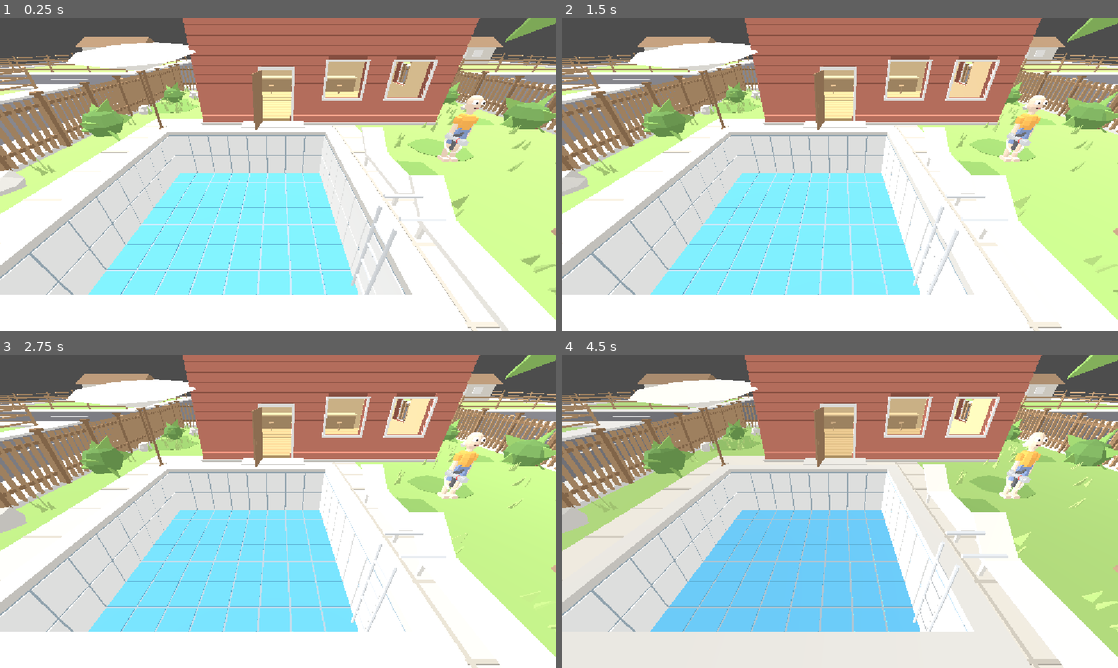
Above: before the commit, frames 1-4 (two rows, left to right).
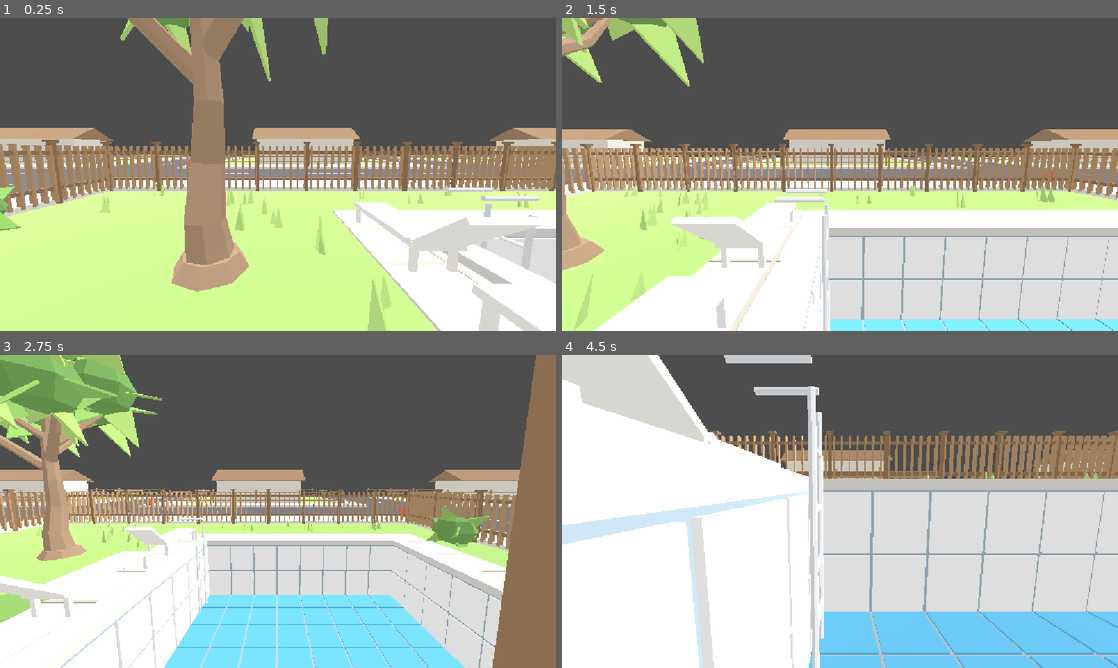
Above: after the commit, the same moments.

Repository: mife-user/drop
Game: Godot game, scene res://scenes/main.tscn
The game is run twice, just before and just after one commit, with the same random seed, the same clock (stepped at 60 frames per second) and the same inputs.
Inputs:
- Up to frame 1 (0.25 s): no input
- Up to frame 2 (1.5 s): tap Enter at 0.5 s; hold D (move_right, bound only after the commit) 0.53-1.28 s; tap Space (jump, bound only after the commit) at 0.6, 0.77, 1.07 s; hold S (move_back, bound only after the commit) from 1.28 s (still down); tap M at 1.35 s
- Up to frame 3 (2.75 s): tap Space (jump, bound only after the commit) at 1.52, 1.55, 1.82, 2.1 s; release S (move_back, bound only after the commit) at 2.03 s; hold D (move_right, bound only after the commit) from 2.03 s (still down)
- Up to frame 4 (4.5 s): release D (move_right, bound only after the commit) at 2.78 s; hold W (move_forward, bound only after the commit) 2.78-3.53 s; tap M at 2.85, 4.35 s; tap Space (jump, bound only after the commit) at 3.02, 3.05, 3.32, 3.6, 3.77, 4.07 s; hold A (move_left, bound only after the commit) from 3.53 s (still down)

The runs differ from the first frame. In frame 1, 88% of the frame differs, in the area x 0-100%, y 0-100%; in frame 2, 90%; in frame 3, 88%; in frame 4, 91%.

Commit message:
feat:调整碰撞区大小，新增角色移动逻辑

Diff:
--- a/project.godot
+++ b/project.godot
@@ -27,6 +27,114 @@
 
 common/auto_focus_strategy=1
 
+[input]
+
+jump={
+"deadzone": 0.5,
+"events": [Object(InputEventKey,
+"resource_local_to_scene": false,
+"resource_name": "",
+"device": -1,
+"window_id": 0,
+"alt_pressed": false,
+"shift_pressed": false,
+"ctrl_pressed": false,
+"meta_pressed": false,
+"pressed": false,
+"keycode": 0,
+"physical_keycode": 32,
+"key_label": 0,
+"unicode": 0,
+"location": 0,
+"echo": false,
+"script": null
+)]
+}
+move_back={
+"deadzone": 0.5,
+"events": [Object(InputEventKey,
+"resource_local_to_scene": false,
+"resource_name": "",
+"device": -1,
+"window_id": 0,
+"alt_pressed": false,
+"shift_pressed": false,
+"ctrl_pressed": false,
+"meta_pressed": false,
+"pressed": false,
+"keycode": 0,
+"physical_keycode": 83,
+"key_label": 0,
+"unicode": 0,
+"location": 0,
+"echo": false,
+"script": null
+)]
+}
+move_forward={
+"deadzone": 0.5,
+"events": [Object(InputEventKey,
+"resource_local_to_scene": false,
+"resource_name": "",
+"device": -1,
+"window_id": 0,
+"alt_pressed": false,
+"shift_pressed": false,
+"ctrl_pressed": false,
+"meta_pressed": false,
+"pressed": false,
+"keycode": 0,
+"physical_keycode": 87,
+"key_label": 0,
+"unicode": 0,
+"location": 0,
+"echo": false,
+"script": null
+)]
+}
+move_left={
+"deadzone": 0.5,
+"events": [Object(InputEventKey,
+"resource_local_to_scene": false,
+"resource_name": "",
+"device": -1,
+"window_id": 0,
+"alt_pressed": false,
+"shift_pressed": false,
+"ctrl_pressed": false,
+"meta_pressed": false,
+"pressed": false,
+"keycode": 0,
+"physical_keycode": 65,
+"key_label": 0,
+"unicode": 0,
+"location": 0,
+"echo": false,
+"script": null
+)]
+}
+move_right={
+"deadzone": 0.5,
+"events": [Object(InputEventKey,
+"resource_local_to_scene": false,
+"resource_name": "",
+"device": -1,
+"window_id": 0,
+"alt_pressed": false,
+"shift_pressed": false,
+"ctrl_pressed": false,
+"meta_pressed": false,
+"pressed": false,
+"keycode": 0,
+"physical_keycode": 68,
+"key_label": 0,
+"unicode": 0,
+"location": 0,
+"echo": false,
+"script": null
+)]
+}
+
 [input_devices]
 
 joypads/ignore_joypad_on_unfocused_application=true
--- a/scenes/main.tscn
+++ b/scenes/main.tscn
@@ -9,11 +9,12 @@
 [ext_resource type="PackedScene" uid="uid://cpfxu2ij0px5q" path="res://resources/水枪.glb" id="7_tipki"]
 [ext_resource type="PackedScene" uid="uid://dm6o34u6waxn3" path="res://resources/人物.glb" id="8_85g3d"]
 [ext_resource type="Script" uid="uid://ch1yv60c11i5s" path="res://scripts/milkegg_encounter.gd" id="9_encounter"]
+[ext_resource type="Script" uid="uid://discn4sa6uiva" path="res://scripts/player.gd" id="10_player"]
 
 [sub_resource type="Environment" id="Environment_0wfyh"]
 
 [sub_resource type="BoxShape3D" id="BoxShape3D_pool_exclusion"]
-size = Vector3(6.2552004, 2.203125, 5.5512953)
+size = Vector3(6.2552004, 2.682129, 5.5512953)
 
 [sub_resource type="BoxShape3D" id="BoxShape3D_hydrant"]
 size = Vector3(0.562, 0.78, 0.413)
@@ -23,9 +24,6 @@
 height = 1.69
 
 [node name="Node3D" type="Node3D" unique_id=889120220]
-
-[node name="Camera3D" type="Camera3D" parent="." unique_id=1367691273]
-transform = Transform3D(1, 0, 0, 0, 0.84194285, 0.53956664, 0, -0.53956664, 0.84194285, -1.797444, 2.9744728, 6.9282866)
 
 [node name="WorldEnvironment" type="WorldEnvironment" parent="." unique_id=1024865155]
 environment = SubResource("Environment_0wfyh")
@@ -42,13 +40,14 @@
 monitorable = false
 
 [node name="CollisionShape3D" type="CollisionShape3D" parent="场景/PoolExclusion" unique_id=1475715087]
-transform = Transform3D(1, 0, 0, 0, 1, 0, 0, 0, 1, 0.1313355, -0.5635729, -0.011224985)
+transform = Transform3D(1, 0, 0, 0, 1, 0, 0, 0, 1, 0.1313355, -0.32407093, -0.011224985)
 shape = SubResource("BoxShape3D_pool_exclusion")
 debug_color = Color(0.7390799, 4.813075e-08, 0.36650893, 0.41960785)
 
-[node name="MilkeggEncounter" type="Node3D" parent="." unique_id=1045838224 node_paths=PackedStringArray("camera")]
+[node name="MilkeggEncounter" type="Node3D" parent="." unique_id=1045838224 node_paths=PackedStringArray("camera", "pool_exclusion")]
 script = ExtResource("9_encounter")
-camera = NodePath("../Camera3D")
+camera = NodePath("../主人公/Camera3D")
+pool_exclusion = NodePath("../场景/PoolExclusion/CollisionShape3D")
 
 [node name="奶蛋" parent="MilkeggEncounter" unique_id=542863220 instance=ExtResource("1_o5qli")]
 
@@ -98,16 +97,20 @@
 [node name="时钟" parent="." unique_id=584630157 instance=ExtResource("6_o6xl0")]
 transform = Transform3D(-4.3711385e-08, 0, 0.99999994, 0, 1, 0, -0.99999994, 0, -4.3711385e-08, -4.7215667, 3.5920897, -5.114302)
 
-[node name="主人公" type="Node3D" parent="." unique_id=1733731217]
+[node name="主人公" type="CharacterBody3D" parent="." unique_id=1733731217 node_paths=PackedStringArray("camera")]
 transform = Transform3D(1, 0, 0, 0, 1, 0, 0, 0, 1, 2.853638, 0.28364658, 1.9434848)
+floor_snap_length = 0.3
+script = ExtResource("10_player")
+camera = NodePath("Camera3D")
 
 [node name="人物" parent="主人公" unique_id=1662065269 instance=ExtResource("8_85g3d")]
 
 [node name="水枪" parent="主人公/人物" unique_id=1294209234 instance=ExtResource("7_tipki")]
 transform = Transform3D(0.0486338, 0, -0.9988168, 0, 1, 0, 0.9988168, 0, 0.0486338, -0.27915835, 0.7193252, 0.29799223)
 
-[node name="StaticBody3D" type="StaticBody3D" parent="主人公" unique_id=914503266]
-
-[node name="CollisionShape3D" type="CollisionShape3D" parent="主人公/StaticBody3D" unique_id=2016124640]
+[node name="CollisionShape3D" type="CollisionShape3D" parent="主人公" unique_id=2016124640]
 transform = Transform3D(1, 0, 0, 0, 1, 0, 0, 0, 1, 0, 0.845, 0)
 shape = SubResource("CapsuleShape3D_person")
+
+[node name="Camera3D" type="Camera3D" parent="主人公" unique_id=1367691273]
+transform = Transform3D(-1, 0, 0, 0, 0.9927476, 0.1202173, 0, 0.1202173, -0.9927476, -0.01376915, 1.503561, 0.16314888)
--- a/scripts/milkegg_encounter.gd
+++ b/scripts/milkegg_encounter.gd
@@ -1,10 +1,14 @@
 extends Node3D
 
 ## 奶蛋在镜头内随机活动约30秒，再沿安全路线走出镜头，完全离屏才隐藏。
-## 泳池禁区可通过 PoolExclusion/CollisionShape3D 在编辑器中调整。
+## 泳池禁区的范围改 场景/PoolExclusion/CollisionShape3D 的 shape，指向哪个节点改下面的 pool_exclusion。
 
 ## 用于判定可见范围的摄像机。
 @export var camera: Camera3D
+## 泳池禁区：奶蛋不会进入这块矩形区域，按水平投影判定，跳到水面上方也算进入。
+## 指向 场景/PoolExclusion 下的 CollisionShape3D；用节点引用而不是字符串路径，
+## 这样在编辑器里挪动或重命名节点时 Godot 会自动更新，不会出现"路径失效但没人发现"。
+@export var pool_exclusion: CollisionShape3D
 ## 完全走出镜头并消失后，等待多少秒再次随机出现。
 @export_range(0.1, 120.0, 0.1) var respawn_delay: float = 10.0
 ## 首次出现的最短等待时间（秒）。
@@ -34,7 +38,6 @@
 
 @onready var _actor: CharacterBody3D = $奶蛋
 @onready var _timer: Timer = $AppearanceTimer
-@onready var _pool: CollisionShape3D = $PoolExclusion/CollisionShape3D
 
 var _rng := RandomNumberGenerator.new()
 var _spawn_due: bool = false
@@ -52,6 +55,9 @@
 ## 随机定时器只提出出场请求；物理帧中检查场景后才真正出场。
 func _ready() -> void:
 	_rng.randomize()
+	# 禁区没指定时只报一次明确的错，而不是让每个物理帧都刷 "null value" 把日志淹掉
+	if not is_instance_valid(pool_exclusion):
+		push_error("MilkeggEncounter：pool_exclusion 未指定，泳池禁区判定已失效")
 	_actor.movement_guard = _movement_allowed
 	_actor.crossing_finished.connect(_on_leg_finished)
 	_query.shape = _clearance
@@ -200,8 +206,12 @@
 
 ## 泳池按水平投影禁入：跳到水面上方也视为进入禁区。
 func is_in_pool(point: Vector3) -> bool:
-	var local: Vector3 = _pool.to_local(point)
-	var box := _pool.shape as BoxShape3D
+	if not is_instance_valid(pool_exclusion):
+		return false
+	var box: BoxShape3D = pool_exclusion.shape as BoxShape3D
+	if box == null:
+		return false
+	var local: Vector3 = pool_exclusion.to_local(point)
 	return absf(local.x) <= box.size.x * 0.5 + pool_margin and absf(local.z) <= box.size.z * 0.5 + pool_margin
 
 
--- /dev/null
+++ b/scripts/player.gd
@@ -0,0 +1,135 @@
+extends CharacterBody3D
+
+## 主人公移动控制：WASD 相对摄像机前后左右移动，空格跳跃。
+## 碰撞、阻挡、贴地交给物理引擎（move_and_slide），水平速度和重力由本脚本按物理公式计算，
+## 所以起跳是标准抛体运动——初速 v = sqrt(2 * 重力 * 跳跃高度)，空中松手会保持水平惯性。
+## 地面水平速度按"起步 / 刹车 / 变向"三档时间参数平滑过渡，不会瞬间启停。
+## 所有手感数值都是 @export，可直接在检查器里调，不用改代码。
+
+
+## 第一人称摄像机（挂在主人公眼睛位置上的子节点），W 表示朝视线前方走。
+## 留空时会自动取当前场景的摄像机。
+@export var camera: Camera3D
+## 地面最大移动速度（米/秒）。
+@export_range(0.5, 20.0, 0.1) var move_speed: float = 4.0
+## 起步时间（秒）：从静止加速到全速要多久，决定角色的"重量感"。
+@export_range(0.02, 1.0, 0.01) var start_time: float = 0.20
+## 刹车时间（秒）：松开按键后从全速停到静止要多久；通常比起步短，否则显得不听话。
+@export_range(0.02, 1.0, 0.01) var stop_time: float = 0.12
+## 变向时间（秒）：改变相当于一个全速的速度量要多久；比起步快，转身才俐落。
+## 注意反向是两倍：从 +全速 掉头到 -全速 要抹掉 2 倍的量。
+@export_range(0.02, 1.0, 0.01) var turn_time: float = 0.10
+## 空中改变相当于一个全速的速度量要多久；比地面慢得多，跳跃落点只能在起跳前决定。
+@export_range(0.02, 2.0, 0.01) var air_time: float = 0.35
+## 单次跳跃能达到的高度（米），起跳初速由它和重力反推。
+@export_range(0.05, 3.0, 0.05) var jump_height: float = 1.1
+## 重力加速度（米/秒²），调大角色更"重"、下落更快。
+@export_range(1.0, 60.0, 0.5) var gravity: float = 22.0
+## 下落速度上限（米/秒），避免从高处掉下来越掉越快。
+@export_range(1.0, 100.0, 1.0) var max_fall_speed: float = 25.0
+## 土狼时间（秒）：刚离开地面仍允许起跳的宽限；填 0 关闭，变成严格判定。
+@export_range(0.0, 0.5, 0.01) var coyote_time: float = 0.1
+## 跳跃缓冲（秒）：落地前按下的空格会被记住，落地瞬间补发；填 0 关闭。
+@export_range(0.0, 0.5, 0.01) var jump_buffer_time: float = 0.1
+
+var _coyote_left: float = 0.0        # 土狼时间剩余量
+var _jump_buffer_left: float = 0.0   # 跳跃缓冲剩余量
+
+
+func _ready() -> void:
+	# 没在检查器里指定摄像机时兜底，避免按 WASD 没反应。
+	if not is_instance_valid(camera):
+		camera = get_viewport().get_camera_3d()
+
+
+## 固定用物理帧驱动：改速度和 move_and_slide 必须在同一帧内完成，否则会抖动。
+func _physics_process(delta: float) -> void:
+	var input: Vector2 = Input.get_vector("move_left", "move_right", "move_forward", "move_back")
+	var direction: Vector3 = _world_direction(input)
+	_update_jump_timers(delta)
+	_try_jump()
+	_apply_gravity(delta)
+	_apply_horizontal(delta, direction)
+	# 这里故意不按移动方向转身。摄像机是主人公的子节点，转身体会带着摄像机一起转，
+	# 下一帧"前方"就被重新定义，形成正反馈——角色会原地疯狂打转。第一人称下身体只跟视线转。
+	# 实际位移与碰撞解算全部交给物理引擎
+	move_and_slide()
+
+
+## 把 WASD 输入转成世界坐标下的单位方向：以摄像机的水平朝向为"前"。
+## 摄像机缺失或正好垂直俯视时退回世界坐标轴，保证任何时候都能走。
+func _world_direction(input: Vector2) -> Vector3:
+	if input.is_zero_approx():
+		return Vector3.ZERO
+	var forward: Vector3 = Vector3.FORWARD
+	if is_instance_valid(camera):
+		forward = -camera.global_basis.z
+		forward.y = 0.0
+		if forward.length_squared() < 0.0001:
+			forward = Vector3.FORWARD
+	forward = forward.normalized()
+	# 右手系下：右 = 前 × 上
+	var right: Vector3 = forward.cross(Vector3.UP)
+	# input.y 往前是 -1，所以这里是减去
+	return (right * input.x - forward * input.y).normalized()
+
+
+## 两个跳跃计时器：土狼时间（离地后的宽限）与跳跃缓冲（提前按下的按键）。
+func _update_jump_timers(delta: float) -> void:
+	if Input.is_action_just_pressed("jump"):
+		_jump_buffer_left = jump_buffer_time
+	else:
+		_jump_buffer_left = maxf(0.0, _jump_buffer_left - delta)
+	if is_on_floor():
+		_coyote_left = coyote_time
+	else:
+		_coyote_left = maxf(0.0, _coyote_left - delta)
+
+
+## 起跳：用抛体公式反推初速，保证最高点正好是 jump_height。
+## 只有"脚踩地面或还在土狼时间内"且"缓冲里有待处理的按键"才生效，空中不会有第二段跳。
+func _try_jump() -> void:
+	if _jump_buffer_left <= 0.0:
+		return
+	if not is_on_floor() and _coyote_left <= 0.0:
+		return
+	velocity.y = sqrt(2.0 * gravity * jump_height)
+	_jump_buffer_left = 0.0
+	_coyote_left = 0.0
+
+
+## 重力只在离地时累加；贴地时不碰竖直速度，起跳那一帧的速度才不会被自己抹掉。
+func _apply_gravity(delta: float) -> void:
+	if is_on_floor():
+		return
+	velocity.y = maxf(velocity.y - gravity * delta, -max_fall_speed)
+
+
+## 水平速度按"耗时"逼近目标速度，而不是瞬间赋值，启停才有重量感。
+## 三档速率：起步、刹车、变向各管一种情况，互不干扰——把起步调柔和不会连带把转身调黏。
+## 空中没有输入时完全不施力，水平速度原样保留——这是抛体运动该有的惯性。
+func _apply_horizontal(delta: float, direction: Vector3) -> void:
+	var moving: bool = not direction.is_zero_approx()
+	if not is_on_floor():
+		if not moving:
+			return
+		_approach_velocity(Vector2(direction.x, direction.z) * move_speed, move_speed / air_time, delta)
+		return
+	if not moving:
+		_approach_velocity(Vector2.ZERO, move_speed / stop_time, delta)
+		return
+	var horizontal := Vector2(velocity.x, velocity.z)
+	var target := Vector2(direction.x, direction.z) * move_speed
+	var rate: float = move_speed / start_time
+	# 已有速度且与目标方向相反或垂直（点积 <= 0）时算变向：要抹掉的速度差可能接近两倍全速，
+	# 用起步档会拖泥带水，所以单独走变向档。静止起步不走这里，否则"重量感"就没了。
+	if horizontal.length() >= 0.05 and horizontal.dot(target) <= 0.0:
+		rate = move_speed / turn_time
+	_approach_velocity(target, rate, delta)
+
+
+## 把水平速度朝目标推进，单帧变化量不超过 rate * delta（等价于恒定加速度）。
+func _approach_velocity(target: Vector2, rate: float, delta: float) -> void:
+	var horizontal := Vector2(velocity.x, velocity.z).move_toward(target, rate * delta)
+	velocity.x = horizontal.x
+	velocity.z = horizontal.y
Not shown, added: scripts/player.gd.uid
